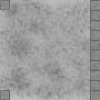
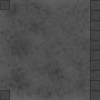
Layer changes from the first w=100, h=100 image to the second:
painted on "Pasted Layer copy" over [0, 0, 10, 10]
painted on "Pasted Layer" over [0, 90, 10, 100]
painted on "RightSidewalk" over [90, 0, 100, 100]
painted on "Background" over [0, 0, 100, 100]
